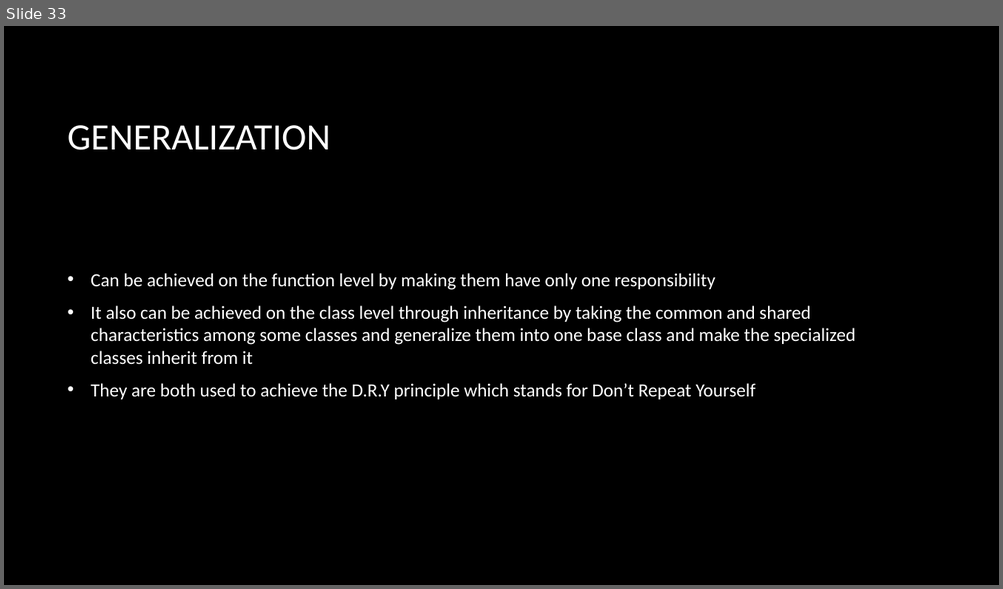
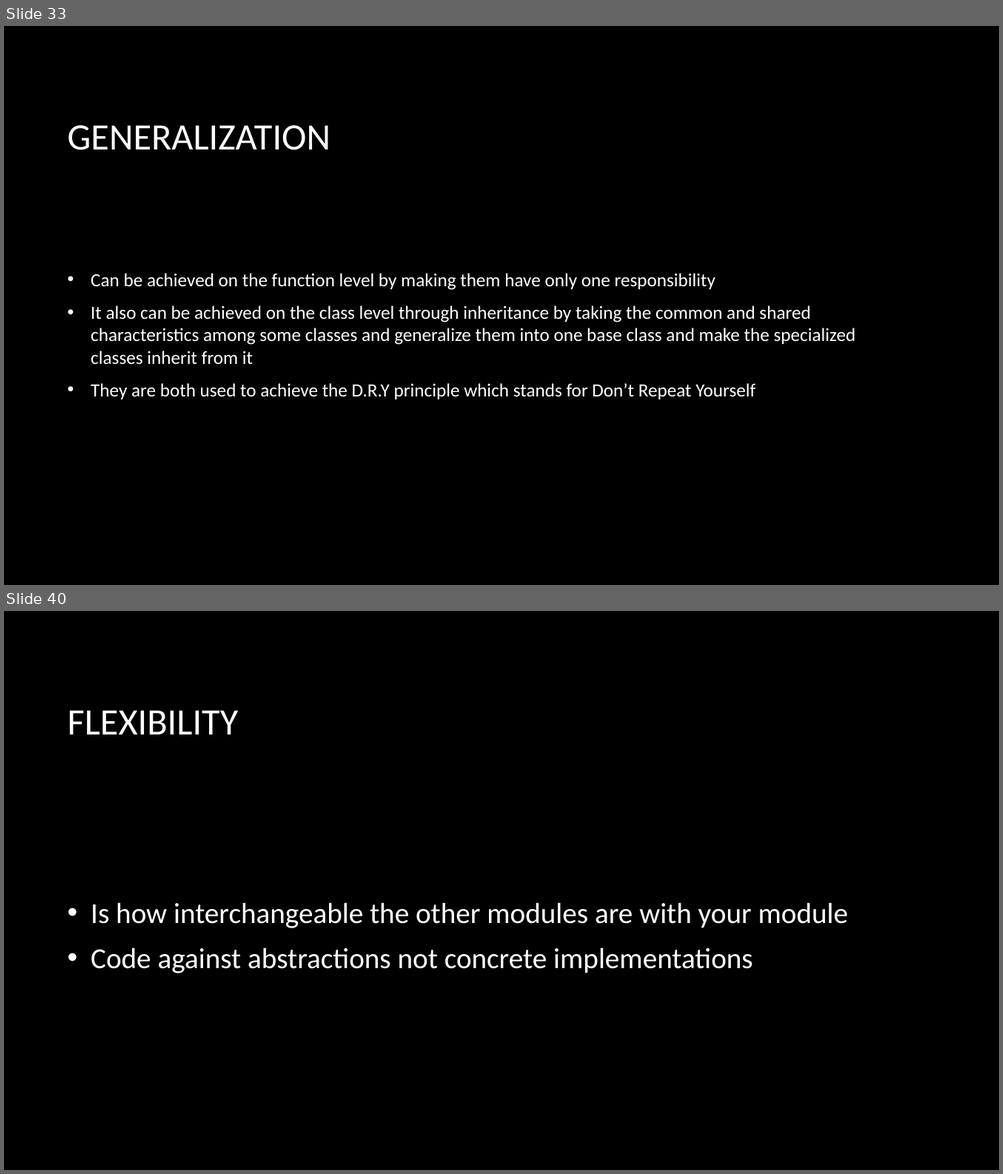
Before and after one commit to ahmedmagdy492/My-Hacking-Tutorails, a slide deck: Study/Object Oriented Design/Week 1 Objectives.pptx. Shown one above the other, each under a label of ours: slide 33 before the commit, slides 33 and 40 after it; the slides between them are not shown. The pictures are 1003x589 and 1003x1174 pixels, drawn with LibreOffice and Linux fonts; fonts in the diff are those of the drawing; background and template pictures are left out. Boxes give left, top, right and bottom in pixels: in the first picture for what was removed or moved away, otherwise in the second. Text is boxed around its words. In the diff, an @@ line names an element or a change of style, - is before the commit and + after.

```diff
--- a/Study/Object Oriented Design/Week 1 Objectives.pptx
+++ b/Study/Object Oriented Design/Week 1 Objectives.pptx
@@ slide 40 added at (4, 611, 999, 1170), background picture (left out) @@
@@ title added at (68, 710, 239, 735), 36 pt, text #FFFFFF @@
+FLEXIBILITY
@@ text added at (91, 903, 848, 974), 28 pt, text #FFFFFF @@
+• Is how interchangeable the other modules are with your module
+• Code against abstractions not concrete implementations
```
Also in this commit, not shown: 1 slide changed, 9 other slides added, 4 other files.
